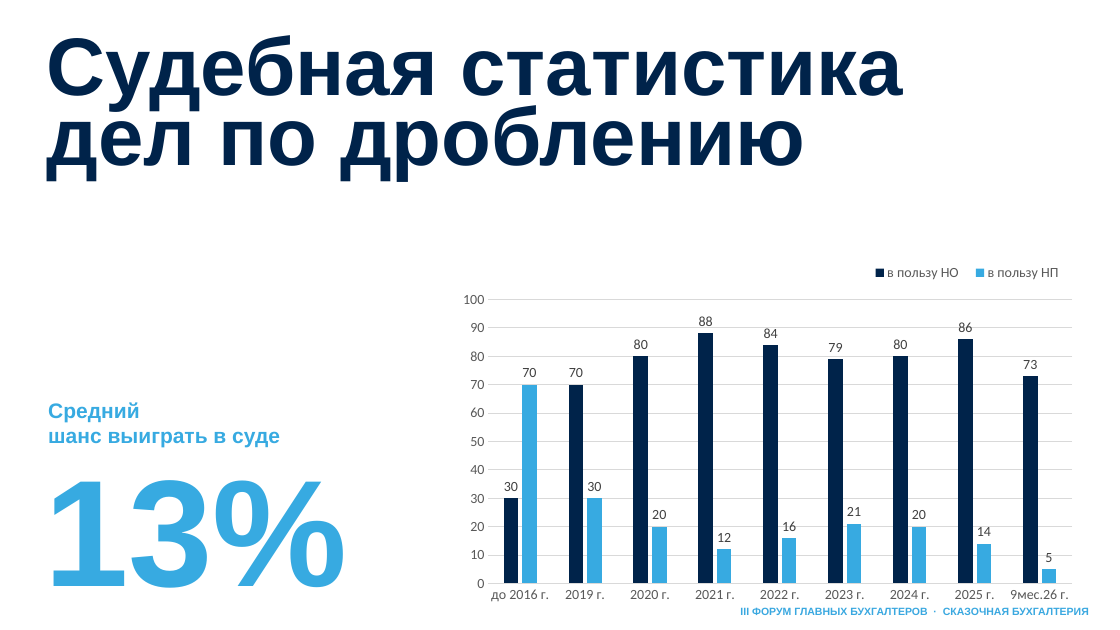
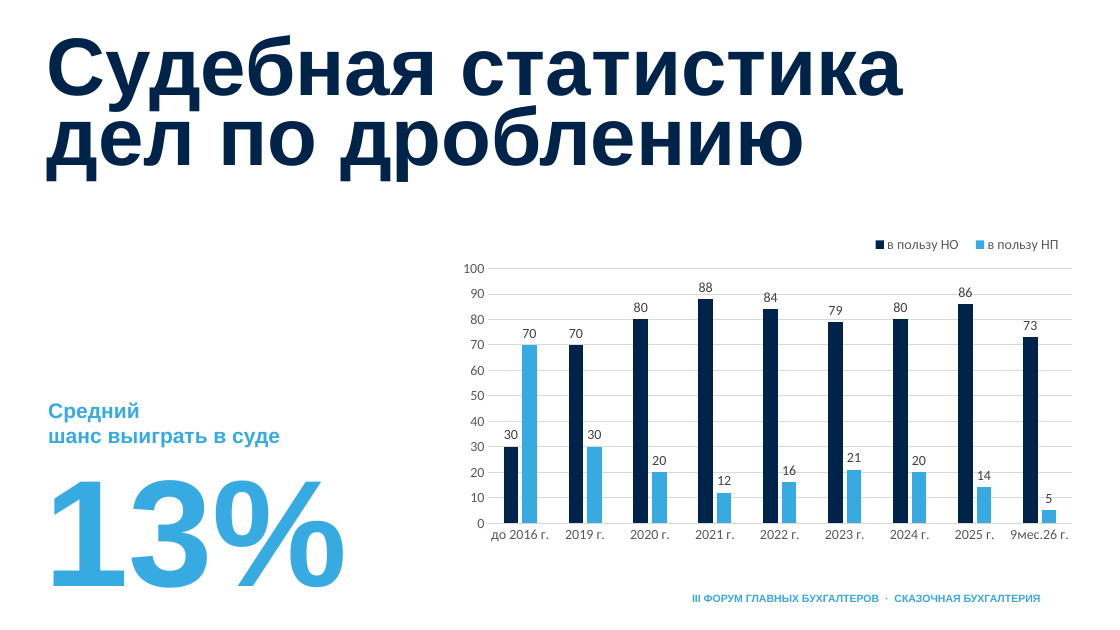
Before and after one commit to fagencymarketing-coder/design-system, a slide deck: slide 16 of conference-skazbuh/presentations/Каминский_Владислав_оригинальный_синий_стиль.pptx. Drawn at 1120x630 pixels with LibreOffice and Linux fonts; fonts in the diff are those of the drawing. Boxes give left, top, right and bottom in pixels: in the first picture for what was removed or moved away, otherwise in the second. Text is boxed around its words. In the diff, an @@ line names an element or a change of style, - is before the commit and + after.

```diff
--- a/conference-skazbuh/presentations/Каминский_Владислав_оригинальный_синий_стиль.pptx
+++ b/conference-skazbuh/presentations/Каминский_Владислав_оригинальный_синий_стиль.pptx
@@ column chart: place and size @@
-column chart at (0, 0, 1120, 630)
+column chart at (0, 0, 1120, 565)
@@ text "III ФОРУМ ГЛАВНЫХ БУХГАЛТЕРОВ · ...": place and size @@
-text "III ФОРУМ ГЛАВНЫХ БУХГАЛТЕРОВ · ..." at (740, 607, 1089, 615)
+text "III ФОРУМ ГЛАВНЫХ БУХГАЛТЕРОВ · ..." at (692, 594, 1041, 605)
```
Also in this commit, not shown: 21 other slides changed.
